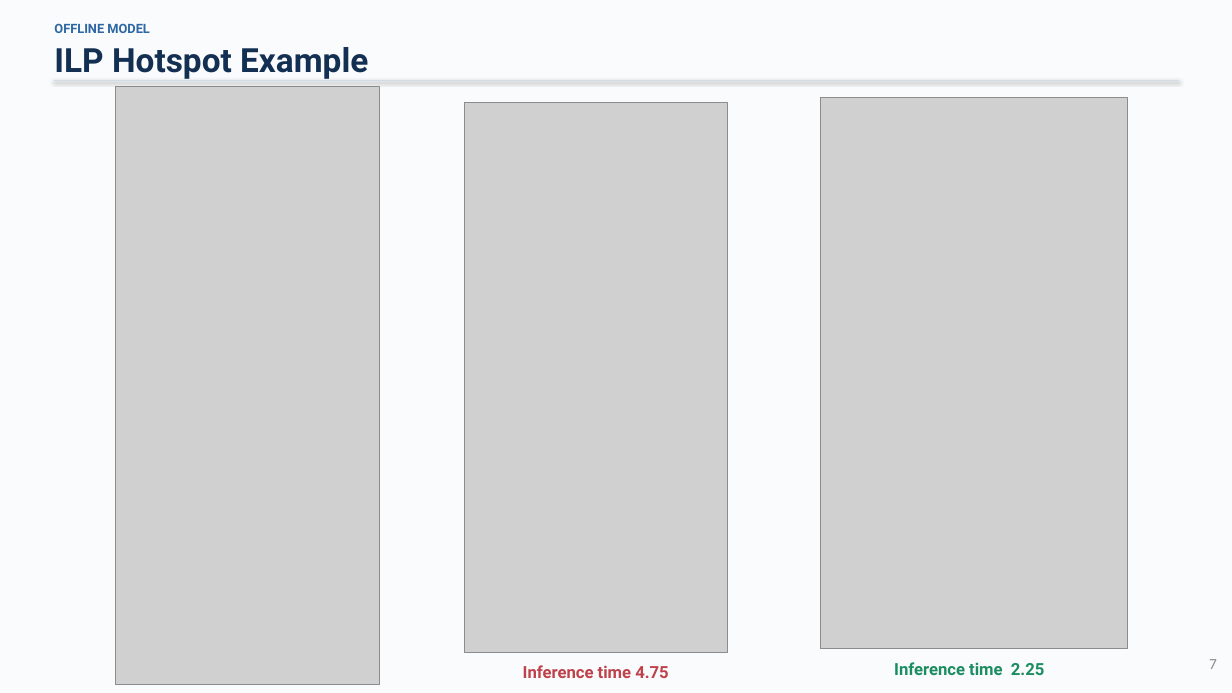
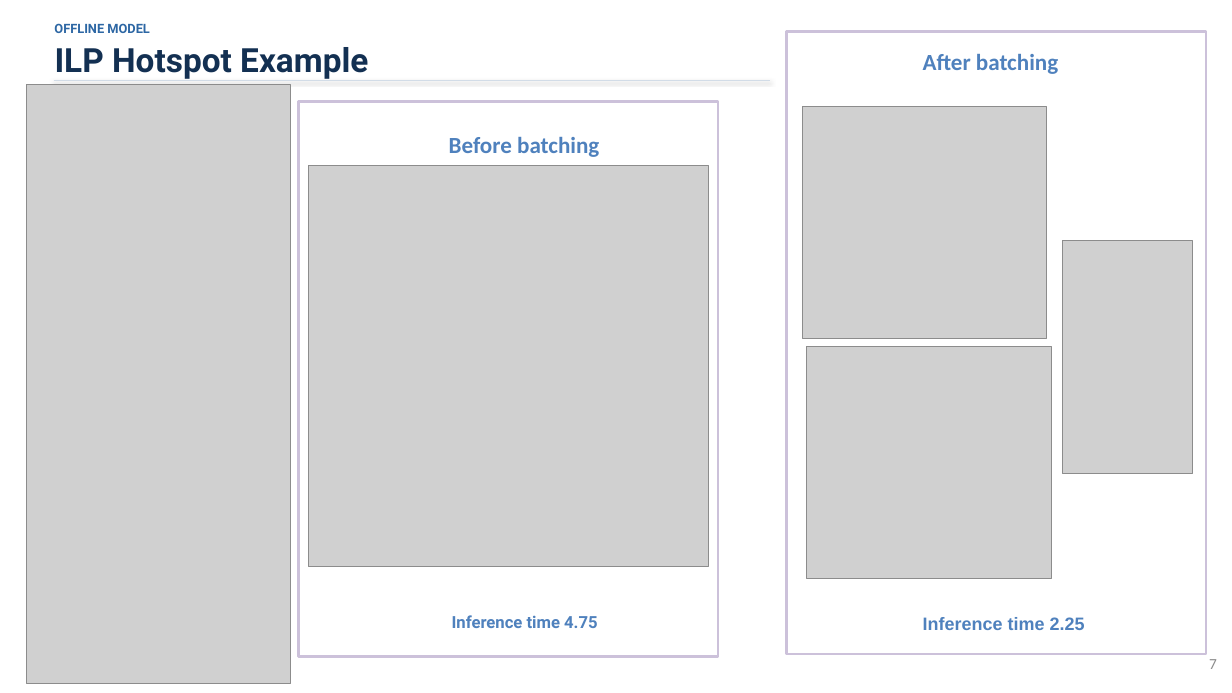
Before and after one commit to DOCCA0/vllm, a slide deck: slide 7 of benchmarks/eplb_rebalance/presentation/eplb_migration_batching.pptx. Drawn at 1232x693 pixels with LibreOffice and Linux fonts; fonts in the diff are those of the drawing; grey boxes stand for pictures. Boxes give left, top, right and bottom in pixels: in the first picture for what was removed or moved away, otherwise in the second. Text is boxed around its words. In the diff, an @@ line names an element or a change of style, - is before the commit and + after.

```diff
--- a/benchmarks/eplb_rebalance/presentation/eplb_migration_batching.pptx
+++ b/benchmarks/eplb_rebalance/presentation/eplb_migration_batching.pptx
@@ rectangle removed at <box>0,0,1232,693</box> @@
@@ rectangle added at <box>787,31,1206,654</box>, outline #CCC1DA 2 pt @@
@@ text added at <box>923,54,1058,74</box>, 18 pt, text #4F81BD, bold @@
+After batching
@@ picture: place and size @@
-picture at <box>116,86,380,685</box>
+picture at <box>27,85,291,684</box>
@@ line moved from (54, 80) - (1179, 80) to (54, 80) - (771, 80) @@
@@ rectangle added at <box>299,102,718,657</box>, outline #CCC1DA 2 pt @@
@@ picture removed at <box>464,103,727,653</box> @@
@@ picture added at <box>802,106,1047,338</box> @@
@@ picture removed at <box>821,98,1128,649</box> @@
@@ text added at <box>449,137,599,157</box>, 18 pt, text #4F81BD, bold @@
+Before batching
@@ picture added at <box>309,165,709,567</box> @@
@@ picture added at <box>1062,240,1192,473</box> @@
@@ picture added at <box>807,347,1052,579</box> @@
@@ text "Inference time 4.75": place and size @@
-text "Inference time 4.75" at <box>523,665,668,678</box>
+text "Inference time 4.75" at <box>452,615,597,628</box>
@@ text "Inference time 4.75" at <box>452,615,597,628</box>: text colour #BF4149 to #4F81BD @@
@@ text "Inference time 2.25": place and size @@
-text "Inference time 2.25" at <box>894,662,1044,675</box>
+text "Inference time 2.25" at <box>923,617,1085,630</box>
@@ text "Inference time 2.25" at <box>923,617,1085,630</box>: size 13 to 14 pt, font Roboto to Arial, text colour #1B8D60 to #4F81BD @@
```
Also in this commit, not shown: 1 other slide changed, 5 other files.
